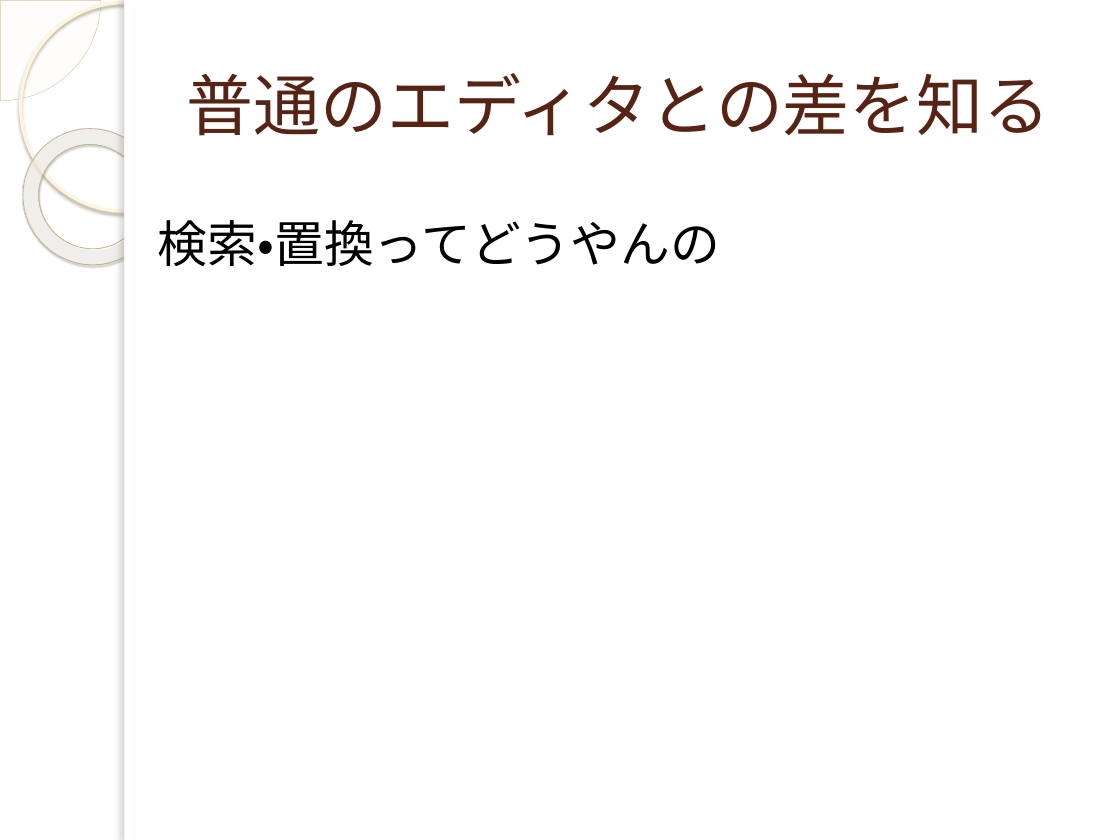
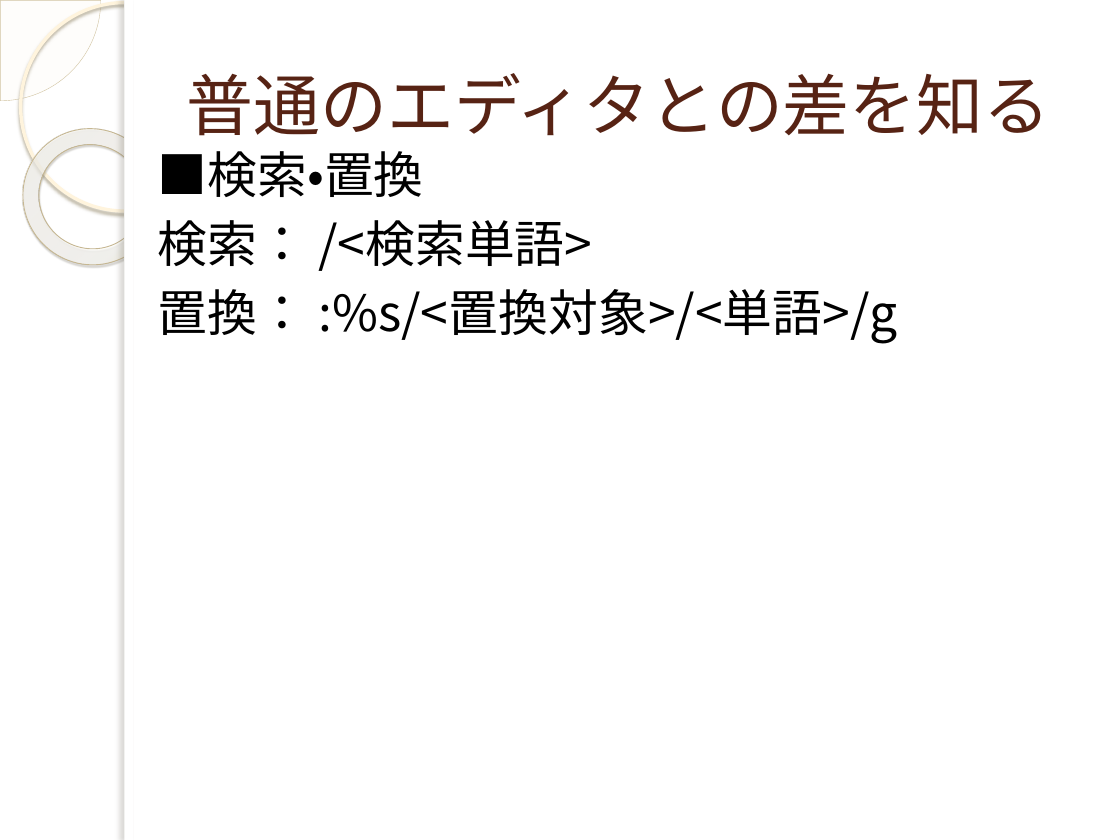
Before and after one commit to yuridonus/FEstudy, a slide deck: slide 25 of vimmer.pptx (slide 23 before the commit). Drawn at 1120x840 pixels with LibreOffice and Linux fonts; fonts in the diff are those of the drawing; background and template pictures are left out. Boxes give left, top, right and bottom in pixels: in the first picture for what was removed or moved away, otherwise in the second. Text is boxed around its words. In the diff, an @@ line names an element or a change of style, - is before the commit and + after.

```diff
--- a/vimmer.pptx
+++ b/vimmer.pptx
@@ text at bbox=[158, 151, 897, 343]: text changed; font DejaVu Sans Mono to Noto Sans CJK JP @@
-検索・置換ってどうやんの
+■検索・置換
+検索： /<検索単語>
+置換： :%s/<置換対象>/<単語>/g
```
Also in this commit, not shown: 13 other slides changed, 9 slides added, 9 slides removed.
